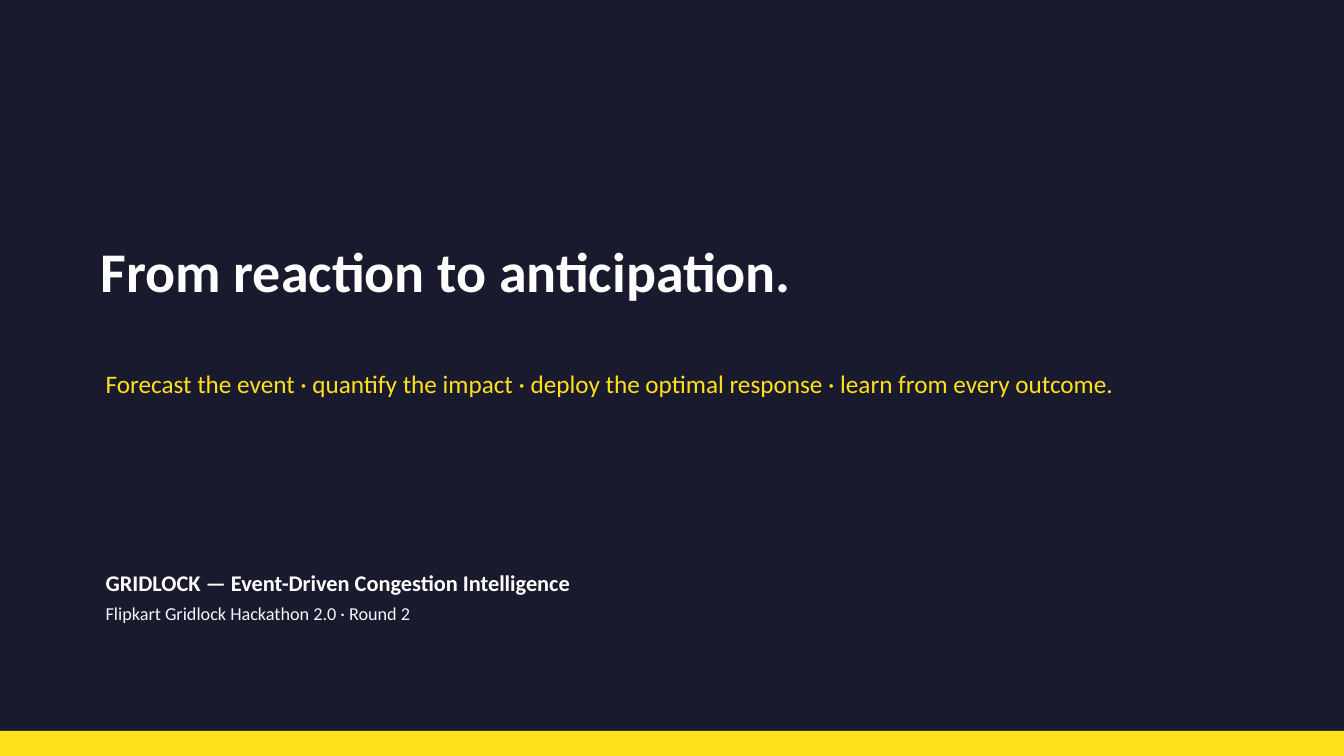
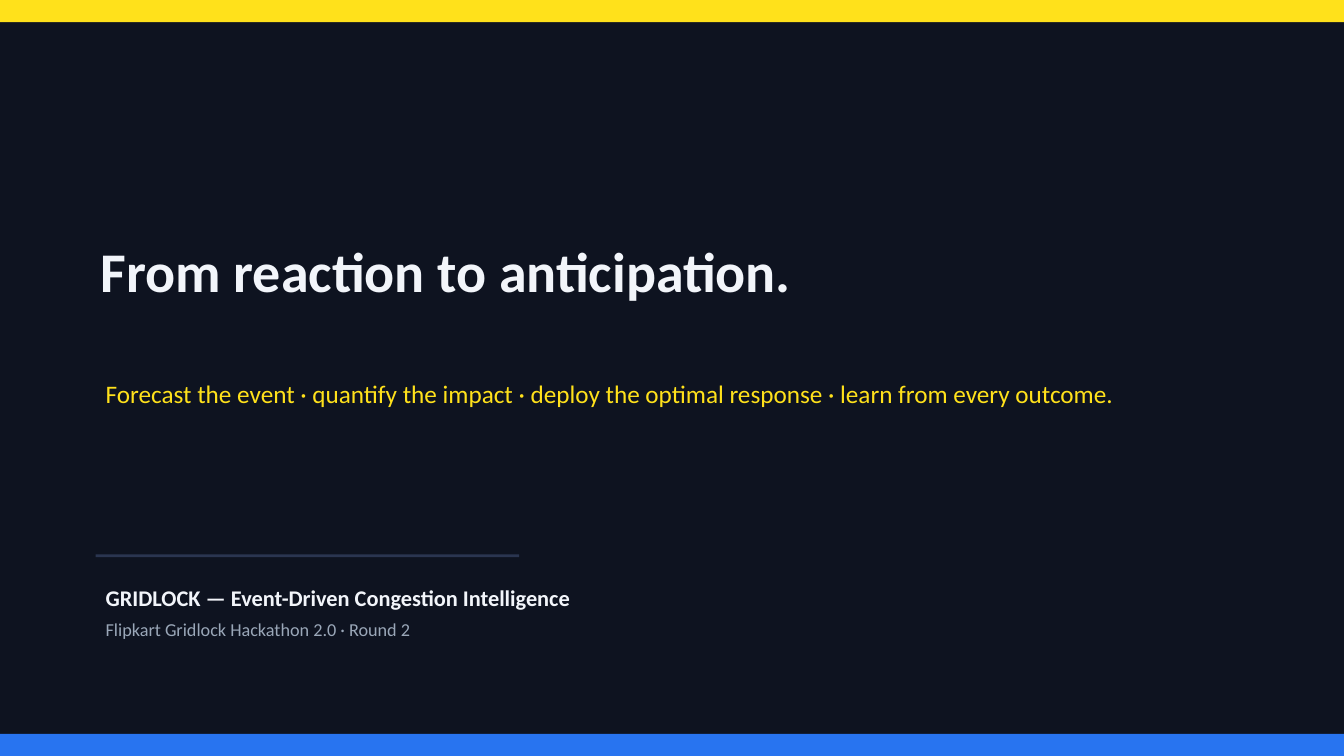
Before and after one commit to Hrithikkraj/traffic-event-simulator, a slide deck: slide 14 of Gridlock_Pitch_Deck.pptx. Drawn at 1344x756 pixels with LibreOffice and Linux fonts; fonts in the diff are those of the drawing. Boxes give left, top, right and bottom in pixels: in the first picture for what was removed or moved away, otherwise in the second. Text is boxed around its words. In the diff, an @@ line names an element or a change of style, - is before the commit and + after.

```diff
--- a/Gridlock_Pitch_Deck.pptx
+++ b/Gridlock_Pitch_Deck.pptx
@@ rectangle at [0,0,1344,756]: fill #1A1A2E to #0E1320 @@
@@ rectangle: place and size @@
-rectangle at [0,731,1344,756]
+rectangle at [0,0,1344,22]
@@ text "Forecast the event · quantify ...": place and size @@
-text "Forecast the event · quantify ..." at [106,375,1112,397]
+text "Forecast the event · quantify ..." at [106,385,1112,407]
@@ text "Forecast the event · quantify ..." at [106,385,1112,407]: more space between paragraphs @@
@@ rectangle added at [96,555,519,558], fill #2A3550 @@
@@ text "GRIDLOCK — Event-Driven Congestion Intelligence": place and size @@
-text "GRIDLOCK — Event-Driven Congestion Intelligence" at [106,575,570,623]
+text "GRIDLOCK — Event-Driven Congestion Intelligence" at [106,590,570,639]
@@ text "GRIDLOCK — Event-Driven Congestion Intelligence" at [106,590,570,639]: text colour #FFFFFF to #F2F5FA in "GRIDLOCK — Event-Driven Congestion Intelligence"; text colour #F4F6FB to #9AA7B8 in "Flipkart Gridlock Hackathon 2.0 · Round 2"; more space between paragraphs @@
@@ rectangle added at [0,734,1344,756], fill #2874F0 @@
```
Also in this commit, not shown: 13 other slides changed, 3 other files.
